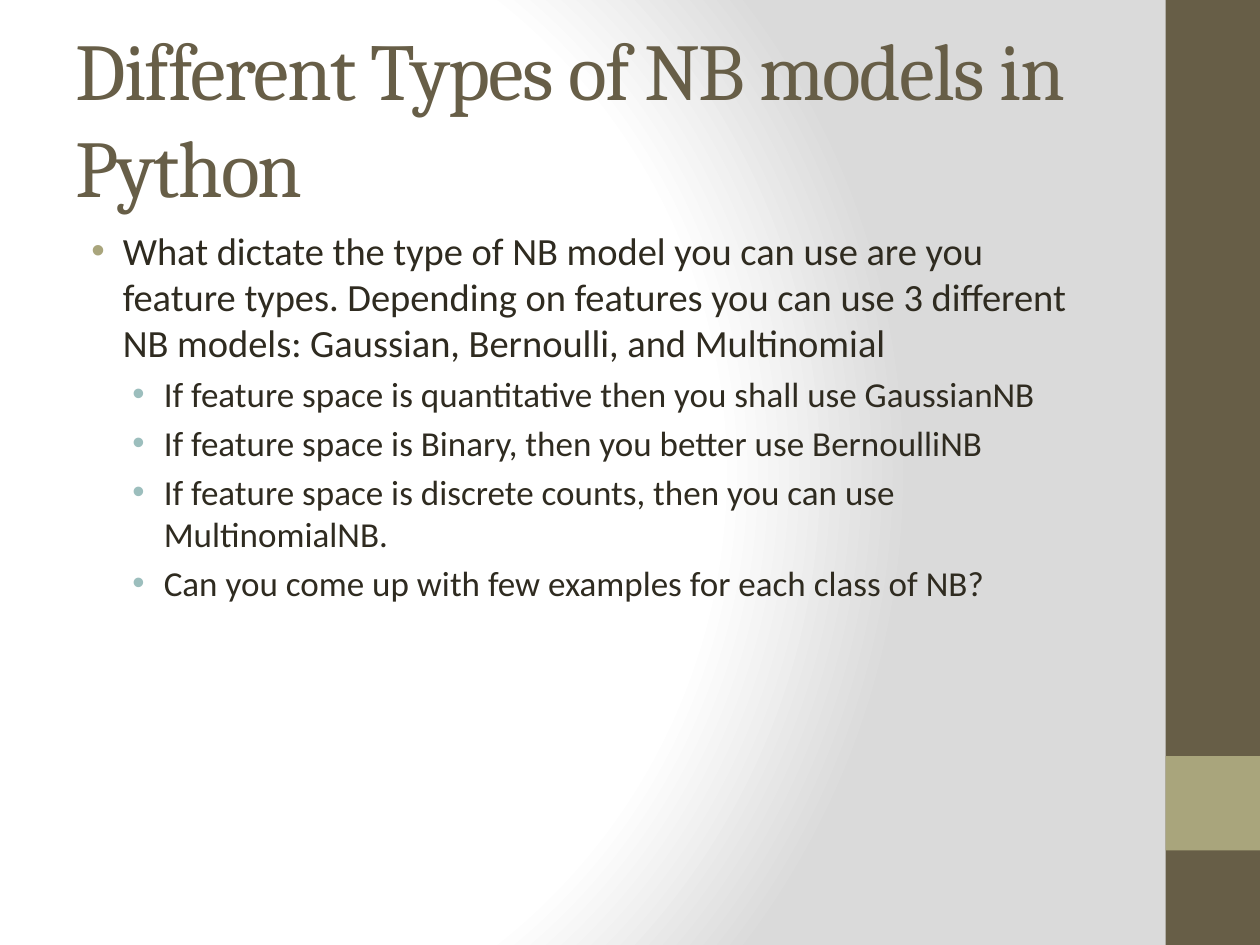
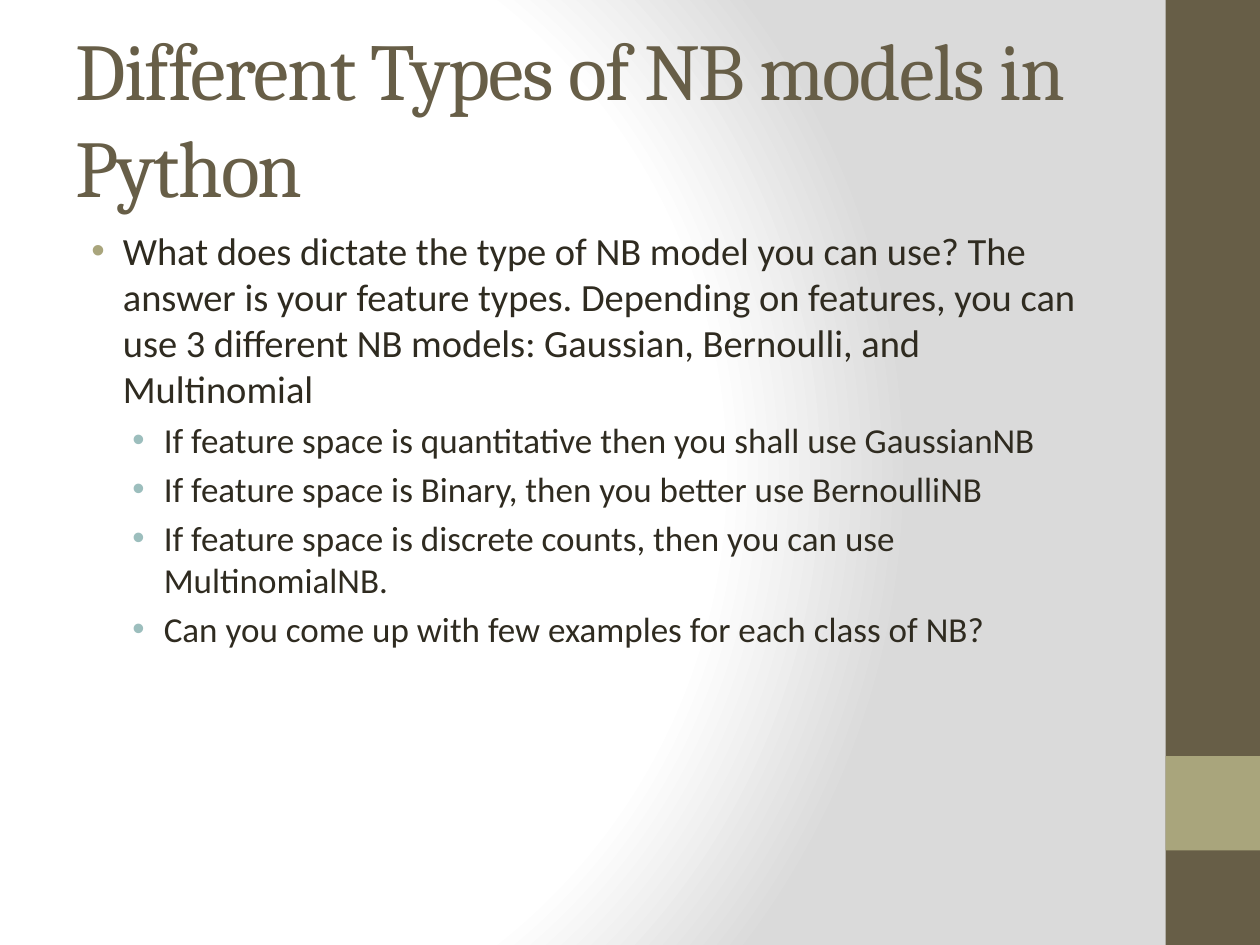
Before and after one commit to readywater/SF-DAT-20, a slide deck: slide 11 of Lecture Notes-Slides/Lecture 17.pptx. Drawn at 1260x945 pixels with LibreOffice and Linux fonts; fonts in the diff are those of the drawing. Boxes give left, top, right and bottom in pixels: in the first picture for what was removed or moved away, otherwise in the second. Text is boxed around its words. In the diff, an @@ line names an element or a change of style, - is before the commit and + after.

```diff
--- a/Lecture Notes-Slides/Lecture 17.pptx
+++ b/Lecture Notes-Slides/Lecture 17.pptx
@@ text at [123, 238, 1076, 404]: text changed @@
-• What dictate the type of NB model you can use are you feature types. Depending on features you can use 3 different NB models: Gaussian, Bernoulli, and Multinomial
+• What does dictate the type of NB model you can use? The answer is your feature types. Depending on features, you can use 3 different NB models: Gaussian, Bernoulli, and Multinomial
```
Also in this commit, not shown: 5 other slides changed.
